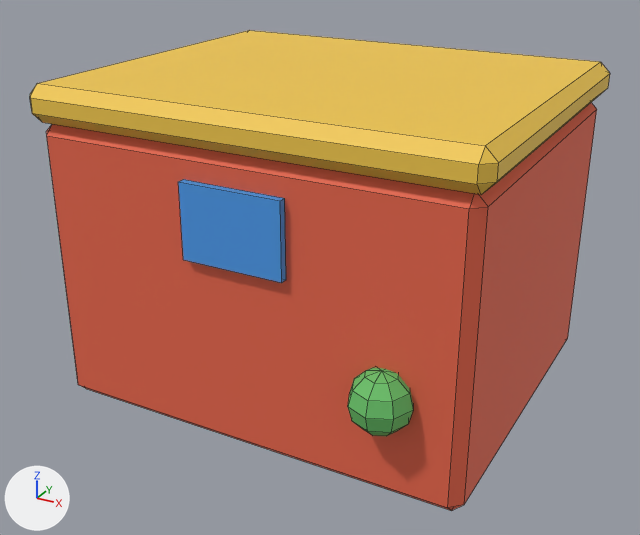
An edit to the FBX model unity/Assets/Art/furniture/toy_chest.fbx, drawn before and after from the same camera.
Before and after are seen from a 50 mm lens placed at (0.558, -1.035, 0.688), pointed at (0.001, -0.023, 0.182). The axes (+X, +Y, +Z) are drawn at lower left. The lights are the same throughout. The first picture is the older version. Mesh edges are drawn as thin lines.

Objects in the first picture: 'toy_chest'.
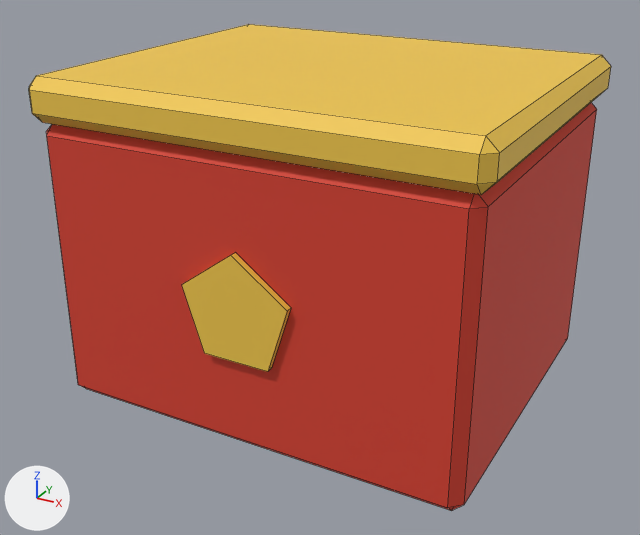
The newer file is also turned or shifted as a whole; pictures and numbers use the older file's frame.

Patch to the scene script:
```diff
--- a/unity/Assets/Art/furniture/toy_chest.fbx.py
+++ b/unity/Assets/Art/furniture/toy_chest.fbx.py
@@ mat_cd8402e @@
+mat_cd8402e = principled_material('cd8402e')
+mat_cd8402e.base_color = (0.687, 0.0513, 0.0273)  # red #d8402e
+mat_cd8402e.roughness = 0.7
@@ me_toy_chest @@
 # verts and faces of me_toy_chest; kept vertices keep their numbers, new ones are numbered from 98
-me_toy_chest.from_pydata(...)  # 98 vertices, 106 faces; spans x -0.31..0.31, y -0.28..0.28, z 0.0..0.45
+me_toy_chest.from_pydata(...)  # 58 vertices, 59 faces; spans x -0.31..0.31, y -0.24..0.28, z 0.0..0.46
+# me_toy_chest part 1: the loose piece of 42 vertices spanning x 0.16..0.24, y -0.28..-0.2, z 0.1..0.18 is deleted
+# me_toy_chest part 2
+for i in [27, 28, 29, 33, 34, 35, 39, 40, 41, 45, 46, 47]: verts[i] += (0.0, 0.0, 0.01)
+# me_toy_chest part 3
+delete_vertices([53, 55])  # with the faces that use them
+delete_faces([(48, 50, 54, 52)])
+verts[48] = (0.0, -0.229, 0.28)  # moved, pixel (235, 252)
+verts[49] = (0.0, -0.239, 0.28)  # moved, pixel (230, 255)
+verts[50] = (0.076, -0.229, 0.225)  # moved, pixel (291, 307)
+verts[51] = (0.076, -0.239, 0.225)  # moved, pixel (287, 311)
+verts[52] = (0.047, -0.229, 0.135)  # moved, pixel (271, 367)
+verts[54] = (-0.047, -0.229, 0.135)  # moved
+verts[98] = (0.047, -0.239, 0.135)  # pixel (267, 371)
+verts[99] = (-0.047, -0.239, 0.135)  # pixel (204, 353)
+verts[100] = (-0.076, -0.229, 0.225)  # pixel (186, 281)
+verts[101] = (-0.076, -0.239, 0.225)  # pixel (181, 284)
+faces += [(50, 51, 98, 52), (52, 98, 99, 54), (49, 101, 99, 98, 51), (54, 99, 101, 100), (48, 100, 101, 49), (48, 50, 52, 54, 100)]  # mat_cf2c84a (yellow #f2c84a)
+# me_toy_chest part 4: 26 faces spanning x -0.3..0.3, y -0.23..0.27, z 0.0..0.4 switch from mat_ce8664a (red #e8664a) to mat_cd8402e (red #d8402e)
+# me_toy_chest part 5: 1 face spanning x 0.0..0.076, y -0.239..-0.229, z 0.225..0.28 switches from mat_c4a9ae8 (blue #4a9ae8) to mat_cf2c84a (yellow #f2c84a)
 me_toy_chest.materials.append(mat_cf2c84a)
-me_toy_chest.materials.append(mat_c4a9ae8)  # blue #4a9ae8
-me_toy_chest.materials.append(mat_c6ac46a)  # green #6ac46a
```

Changed parts and their boxes (x1, y1, x2, y2) in the pictures (640 x 535 px; the box of a moved part takes in the faces that stretch with it):
'toy_chest', reshaped: before (30, 30, 610, 511); after (29, 24, 611, 511)
part 1 of me_toy_chest, deleted (green): before (348, 368, 413, 436)
part 2 of me_toy_chest, moved or reshaped: before (30, 30, 610, 184); after (29, 24, 611, 184)
part 3 of me_toy_chest, moved or reshaped: before (178, 179, 286, 283); after (182, 255, 291, 372)
part 4 of me_toy_chest, recoloured: (46, 102, 597, 511) in both
part 5 of me_toy_chest, recoloured: after (231, 253, 290, 311)
